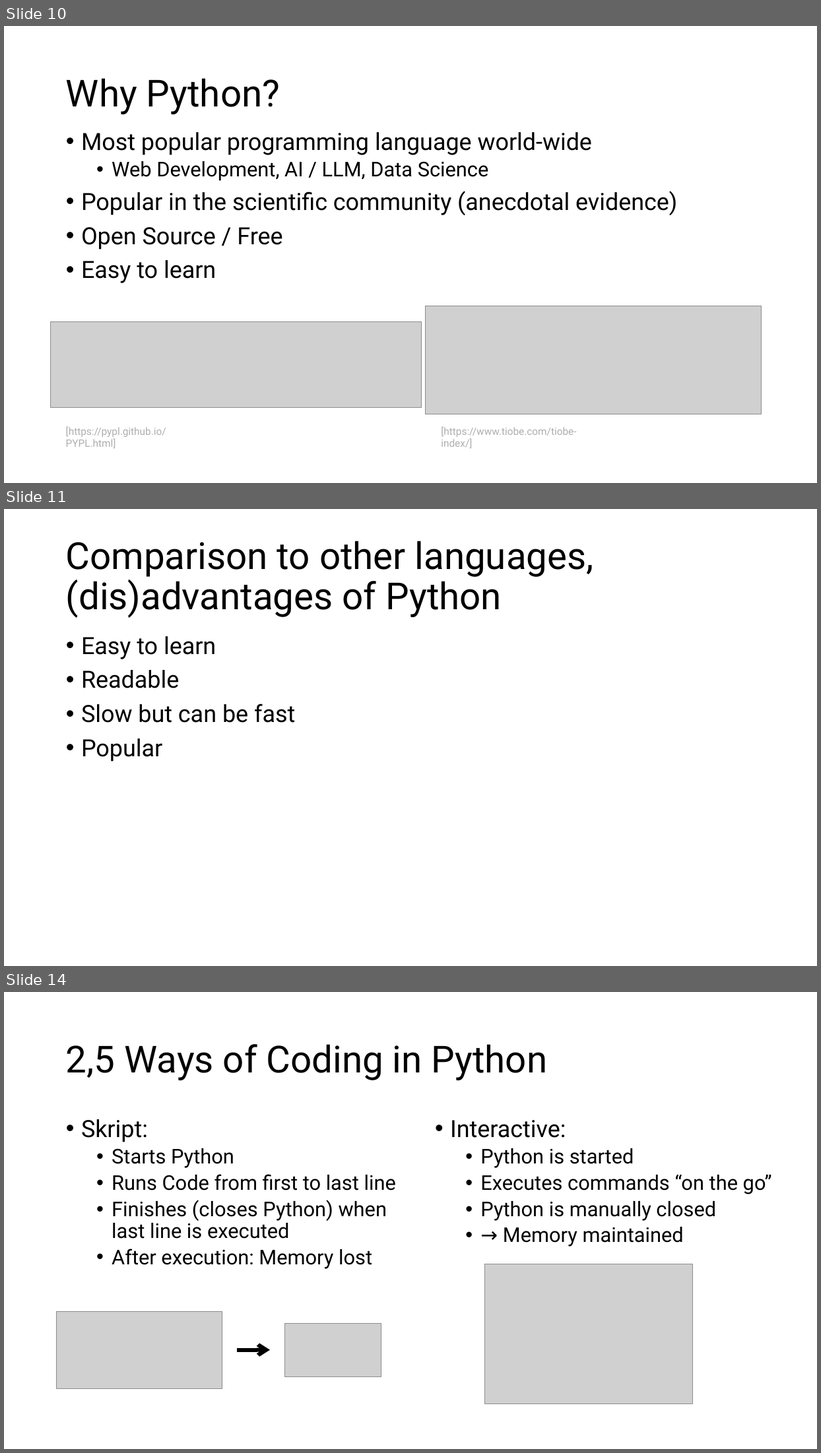
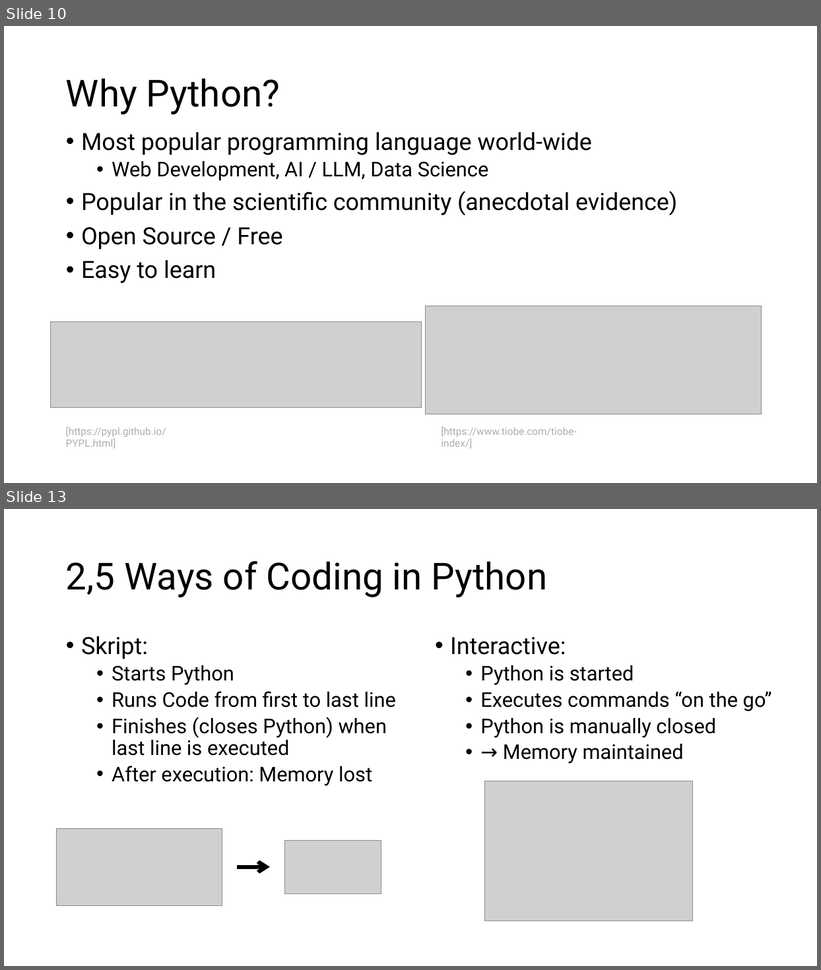
Before and after one commit to jonathanbollig/pycophy, a slide deck: Lecture Resources/Lecture Powerpoints/Chunk 1 - Introduction + Setup.pptx. Shown one above the other, each under a label of ours: slides 10, 11 and 14 before the commit, slides 10 and 13 after it; the slides between them are not shown. The pictures are 821x1453 and 821x970 pixels, drawn with LibreOffice and Linux fonts; fonts in the diff are those of the drawing; grey boxes stand for pictures. Boxes give left, top, right and bottom in pixels: in the first picture for what was removed or moved away, otherwise in the second. Text is boxed around its words. In the diff, an @@ line names an element or a change of style, - is before the commit and + after.

```diff
--- a/Lecture Resources/Lecture Powerpoints/Chunk 1 - Introduction + Setup.pptx
+++ b/Lecture Resources/Lecture Powerpoints/Chunk 1 - Introduction + Setup.pptx
@@ slide 11 removed at box(4, 509, 817, 966), background #FFFFFF @@
@@ title removed at box(66, 541, 594, 618) @@
-Comparison to other languages, (dis)advantages of Python
@@ text removed at box(81, 636, 295, 762) @@
-• Easy to learn
-• Readable
-• Slow but can be fast
-• Popular
@@ what was slide 14 is now slide 13 @@
```
Also in this commit, not shown: 7 slides changed, 2 other files.
